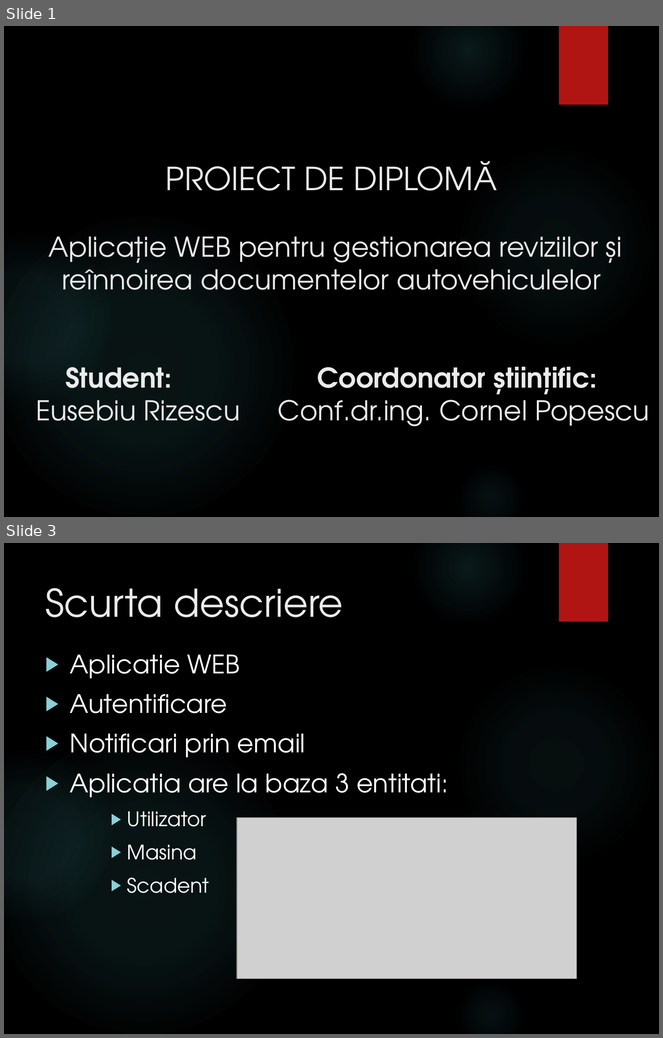
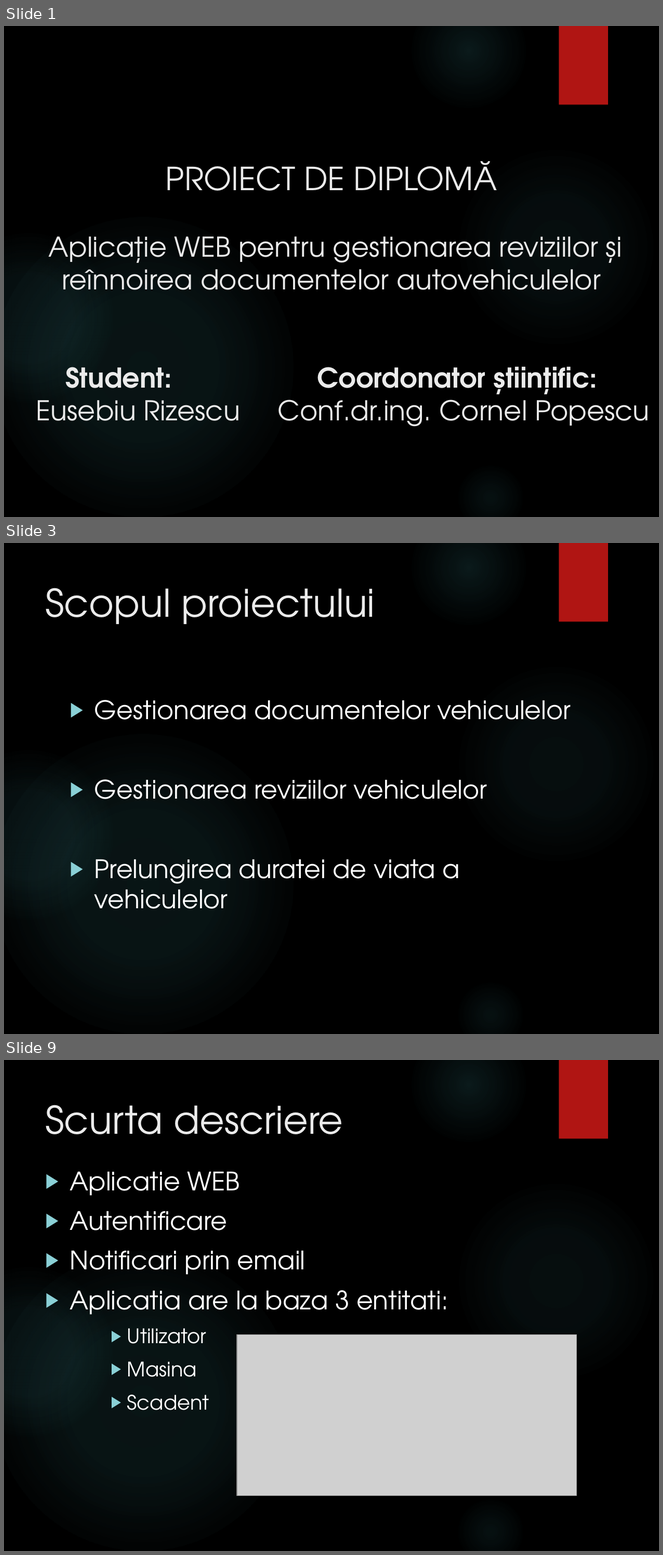
Before and after one commit to rizebi/bachelorProjectDiploma, a slide deck: Documentatie/Prezentare.pptx. Shown one above the other, each under a label of ours: slides 1 and 3 before the commit, slides 1, 3 and 9 after it; the slides between them are not shown. The pictures are 663x1038 and 663x1555 pixels, drawn with LibreOffice and Linux fonts; fonts in the diff are those of the drawing; grey boxes stand for pictures; background and template pictures are left out. Boxes give left, top, right and bottom in pixels: in the first picture for what was removed or moved away, otherwise in the second. Text is boxed around its words. In the diff, an @@ line names an element or a change of style, - is before the commit and + after.

```diff
--- a/Documentatie/Prezentare.pptx
+++ b/Documentatie/Prezentare.pptx
@@ slide 3 added at [4,543,659,1034], background picture (left out); not listed: 6 template elements that a slide beside it also shows @@
@@ title added at [45,588,375,624], 42 pt, text #EBEBEB @@
+Scopul proiectului
@@ text added at [94,700,571,909], 28 pt, text #FFFFFF @@
+▶ Gestionarea documentelor vehiculelor
+▶ Gestionarea reviziilor vehiculelor
+▶ Prelungirea duratei de viata a vehiculelor
@@ what was slide 3 is now slide 9 @@
```
Also in this commit, not shown: 1 slide changed, 9 other slides added, 1 other file.
